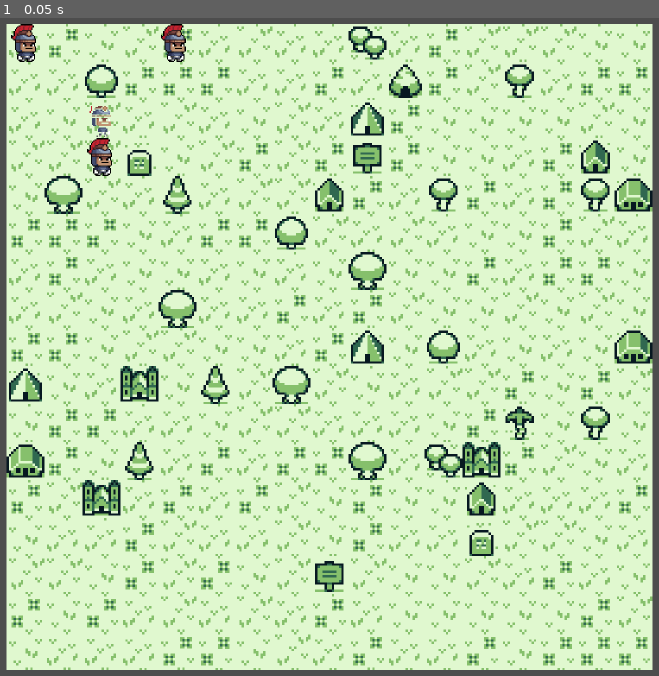
Above: before the commit, frame 1.
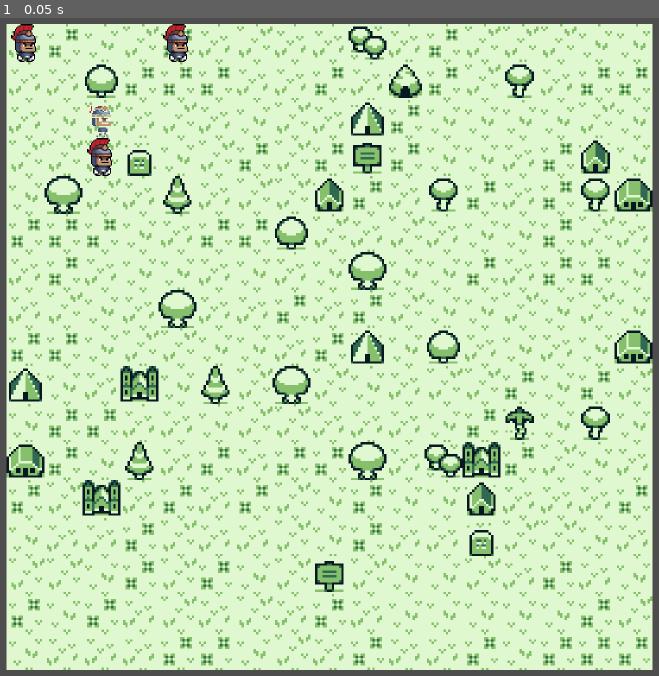
Above: after the commit, the same moment.

Repository: Verdict33/Kyrsovaia_OOP
Game: Godot game, scene res://scene/world.tscn
Two runs of this game, one before a commit and one after it. Both use one fixed random seed, a clock stepped at 60 frames per second and the inputs below.
Inputs:
- Up to frame 1 (0.05 s): no input

The runs differ from the first frame. In frame 1, 0.1% of the frame differs, in the area x 24-29%, y 0-7%.

Commit message:
repair movement player

Diff:
--- a/scene/world.tscn
+++ b/scene/world.tscn
@@ -16,8 +16,11 @@
 5:0/0 = 0
 6:0/0 = 0
 7:0/0 = 0
+7:0/0/custom_data_1 = true
 8:0/0 = 0
+8:0/0/custom_data_1 = true
 9:0/0 = 0
+9:0/0/custom_data_1 = true
 10:0/0 = 0
 11:0/0 = 0
 12:0/0 = 0
@@ -34,8 +37,11 @@
 5:1/0 = 0
 6:1/0 = 0
 7:1/0 = 0
+7:1/0/custom_data_1 = true
 8:1/0 = 0
+8:1/0/custom_data_1 = true
 9:1/0 = 0
+9:1/0/custom_data_1 = true
 10:1/0 = 0
 11:1/0 = 0
 12:1/0 = 0
@@ -52,8 +58,11 @@
 5:2/0 = 0
 6:2/0 = 0
 7:2/0 = 0
+7:2/0/custom_data_1 = true
 8:2/0 = 0
+8:2/0/custom_data_1 = true
 9:2/0 = 0
+9:2/0/custom_data_1 = true
 10:2/0 = 0
 11:2/0 = 0
 12:2/0 = 0
@@ -152,6 +161,8 @@
 [sub_resource type="TileSet" id="TileSet_emkrx"]
 custom_data_layer_0/name = "walking"
 custom_data_layer_0/type = 1
+custom_data_layer_1/name = "light"
+custom_data_layer_1/type = 1
 sources/2 = SubResource("TileSetAtlasSource_m5mgf")
 
 [node name="world" type="Node2D"]
@@ -178,7 +189,7 @@
 [node name="Player1" parent="Units" instance=ExtResource("1_w4qq1")]
 
 [node name="Player2" parent="Units" instance=ExtResource("1_w4qq1")]
-position = Vector2(71, 8)
+position = Vector2(72, 8)
 
 [node name="Player3" parent="Units" instance=ExtResource("1_w4qq1")]
 position = Vector2(40, 56)
--- a/scripts/game_manager.gd
+++ b/scripts/game_manager.gd
@@ -7,6 +7,9 @@
 var player_units: Array[Unit] = []
 enum TurnState { PLAYER_TURN, ENEMY_TURN }
 var turn_state = TurnState.PLAYER_TURN
+
+const HIGHLIGHT_TILE_ID = 1
+const HIGHLIGHT_LAYER = 1
 
 func _ready():
 	# Собираем всех юнитов игрока
@@ -52,25 +55,36 @@
 	if unit.is_moving:
 		return
 	selected_unit = unit
+	show_movement_range(unit)
 
 func get_occupied_cells(exclude: Unit) -> Array[Vector2i]:
 	var occupied: Array[Vector2i] = []
+
+	# Проверка своих юнитов
 	for unit in player_units:
 		if unit != exclude:
 			var cell = tile_map.local_to_map(unit.global_position)
 			occupied.append(cell)
+
+	# Проверка вражеских юнитов
+	var enemy_units = get_node("/root/world/Enemys").get_children()
+	for enemy in enemy_units:
+		if enemy != exclude:
+			var cell = tile_map.local_to_map(enemy.global_position)
+			occupied.append(cell)
+
 	return occupied
 
+
 func end_player_turn():
+	clear_highlight()
 	for unit in player_units:
 		unit.has_moved = false
 	selected_unit = null
 	turn_state = TurnState.ENEMY_TURN
 	print("Ход врага")
 
-	# Здесь можно вызвать AI-действия
-	#enemy_turn()
-
+	await get_tree().create_timer(1.0).timeout
 	turn_state = TurnState.PLAYER_TURN
 	print("Ход игрока")
 
@@ -79,3 +93,12 @@
 		if not unit.has_moved:
 			return false
 	return true
+
+func show_movement_range(unit: Unit) -> void:
+	clear_highlight()
+	var reachable = unit.get_reachable_cells()
+	for cell in reachable:
+		tile_map.set_cell(1, cell, 1)
+
+func clear_highlight() -> void:
+	tile_map.clear_layer(1)
--- a/scripts/unit(class).gd
+++ b/scripts/unit(class).gd
@@ -75,3 +75,29 @@
 	# Допустимый путь — начинаем движение
 	current_id_path = id_path
 	is_moving = false
+
+func get_reachable_cells() -> Array[Vector2i]:
+	var start_cell = tile_map.local_to_map(global_position)
+	var reachable: Array[Vector2i] = []
+
+	var occupied = GameManager.get_occupied_cells(self)
+	for cell in occupied:
+		if astar_grid.is_in_boundsv(cell):
+			astar_grid.set_point_solid(cell, true)
+
+	var region = astar_grid.region
+	for x in range(region.position.x, region.position.x + region.size.x):
+		for y in range(region.position.y, region.position.y + region.size.y):
+			var target_cell = Vector2i(x, y)
+			if not astar_grid.is_point_solid(target_cell):
+				var path = astar_grid.get_id_path(start_cell, target_cell)
+				if not path.is_empty() and path.size() - 1 <= max_move_cells:
+					reachable.append(target_cell)
+
+
+	# Убрать временную блокировку
+	for cell in occupied:
+		if astar_grid.is_in_boundsv(cell):
+			astar_grid.set_point_solid(cell, false)
+
+	return reachable
